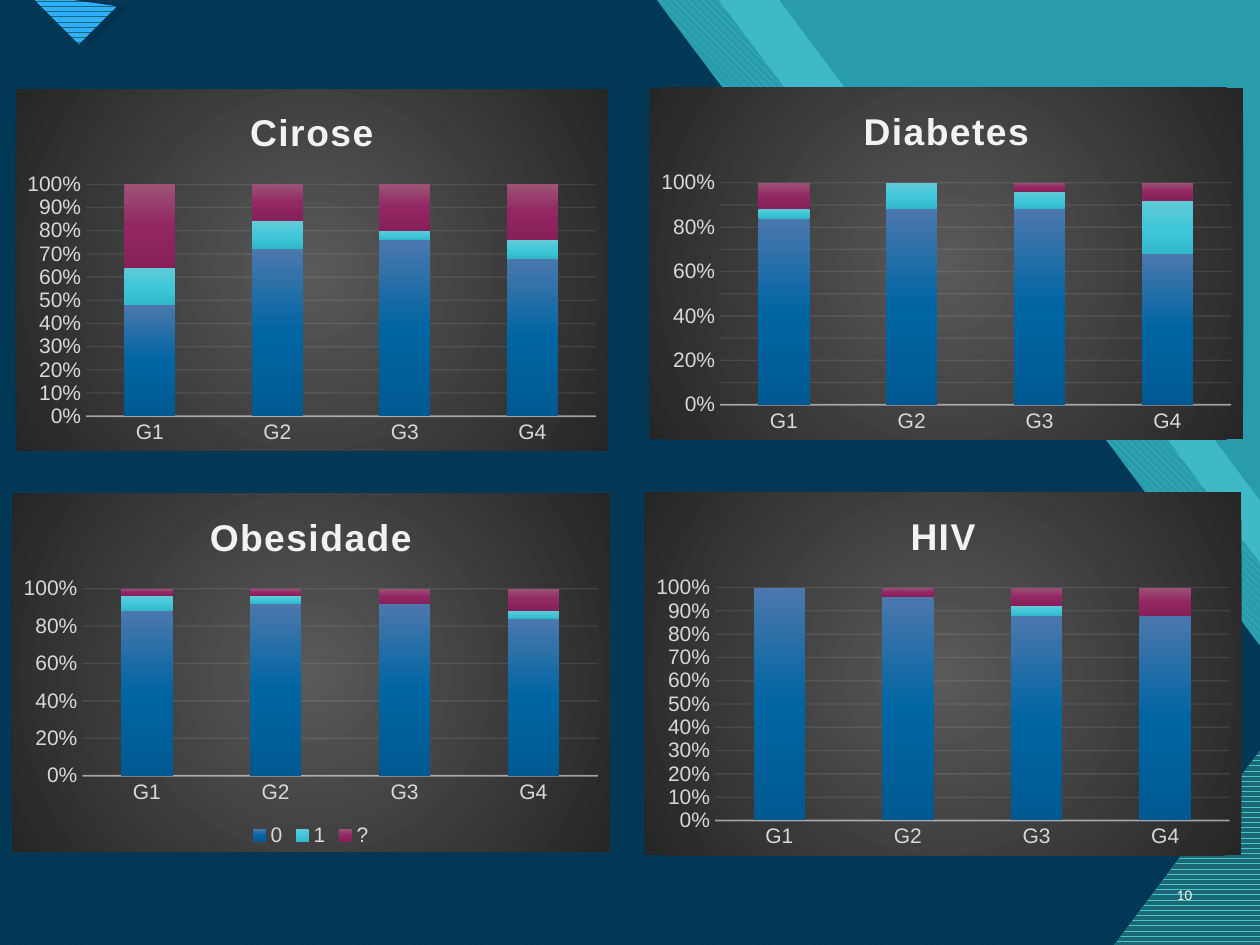
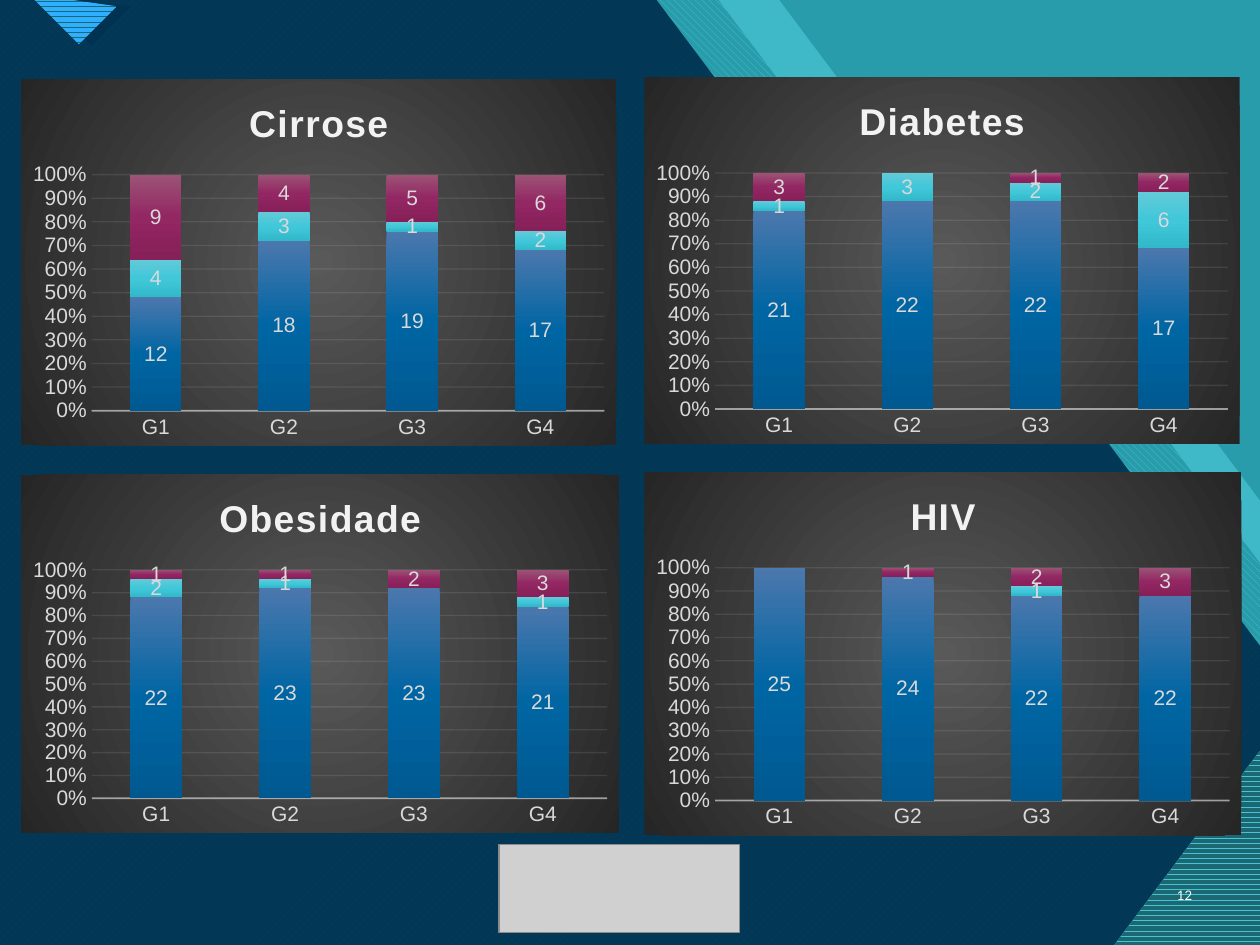
Before and after one commit to adrialmaia/AnaliseExploratoriaDados, a slide deck: slide 12 of ApresentaçãoAED_ AC5e6.pptx (slide 10 before the commit). Drawn at 1260x945 pixels with LibreOffice and Linux fonts; fonts in the diff are those of the drawing; grey boxes stand for pictures. Boxes give left, top, right and bottom in pixels: in the first picture for what was removed or moved away, otherwise in the second. Text is boxed around its words. In the diff, an @@ line names an element or a change of style, - is before the commit and + after.

```diff
--- a/ApresentaçãoAED_ AC5e6.pptx
+++ b/ApresentaçãoAED_ AC5e6.pptx
@@ column stacked 100% chart at box(21, 79, 616, 446) @@
@@ title "Cirose " to "Cirrose " @@
-Series 1: 48, 72, 76, 68
+Series 1: 12, 18, 19, 17
@@ data labels of Series 1 added @@
-Series 2: 16, 12, 4, 8
+Series 2: 4, 3, 1, 2
@@ data labels of Series 2 added @@
-Series 3: 36, 16, 20, 24
+Series 3: 9, 4, 5, 6
@@ data labels of Series 3 added @@
@@ column stacked 100% chart: place and size @@
-column stacked 100% chart at box(15, 89, 607, 451)
+column stacked 100% chart at box(21, 79, 616, 446)
@@ column stacked 100% chart at box(644, 77, 1240, 444) @@
-Series 1: 84, 88, 88, 68
+Series 1: 21, 22, 22, 17
@@ data labels of Series 1 added @@
-Series 2: 4, 12, 8, 24
+Series 2: 1, 3, 2, 6
@@ data labels of Series 2 added @@
@@ Series 3, G1: 12 to 3 @@
@@ Series 3, G3: 4 to 1 @@
@@ Series 3, G4: 8 to 2 @@
@@ data labels of Series 3 added @@
@@ column stacked 100% chart: place and size @@
-column stacked 100% chart at box(649, 88, 1242, 440)
+column stacked 100% chart at box(644, 77, 1240, 444)
@@ column stacked 100% chart at box(21, 475, 620, 833) @@
-0: 88, 92, 92, 84
+Series 1: 22, 23, 23, 21
@@ data labels of Series 1 added @@
-1: 8, 4, -, 4
+Series 2: 2, 1, -, 1
@@ data labels of Series 2 added @@
-?: 4, 4, 8, 12
+Series 3: 1, 1, 2, 3
@@ data labels of Series 3 added @@
@@ legend changed @@
@@ column stacked 100% chart: place and size @@
-column stacked 100% chart at box(11, 494, 610, 852)
+column stacked 100% chart at box(21, 475, 620, 833)
@@ column stacked 100% chart at box(644, 472, 1241, 835) @@
-Series 1: 100, 96, 88, 88
+Series 1: 25, 24, 22, 22
@@ data labels of Series 1 added @@
@@ Series 2, G3: 4 to 1 @@
@@ data labels of Series 2 added @@
@@ Series 3, G2: 4 to 1 @@
@@ Series 3, G3: 8 to 2 @@
@@ Series 3, G4: 12 to 3 @@
@@ data labels of Series 3 added @@
@@ column stacked 100% chart: place and size @@
-column stacked 100% chart at box(644, 493, 1241, 856)
+column stacked 100% chart at box(644, 472, 1241, 835)
@@ picture added at box(499, 845, 740, 932) @@
@@ page number at box(1177, 889, 1192, 901): text changed @@
-10
+12
```
Also in this commit, not shown: 2 other slides changed, 14 slides added, 13 slides removed, 1 other file.
